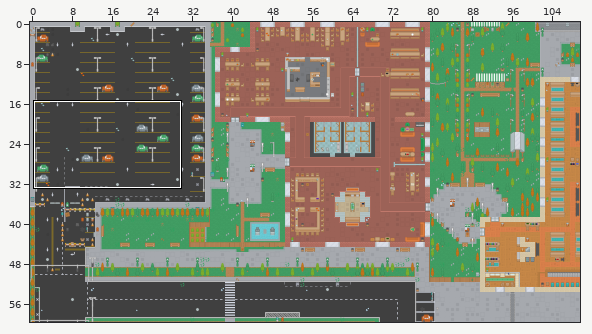
Tiled map, stored at app/assets/MapLib.tmx. The first picture is a wide view before the edit; the outline marks the close-up.
Close-up. Before:
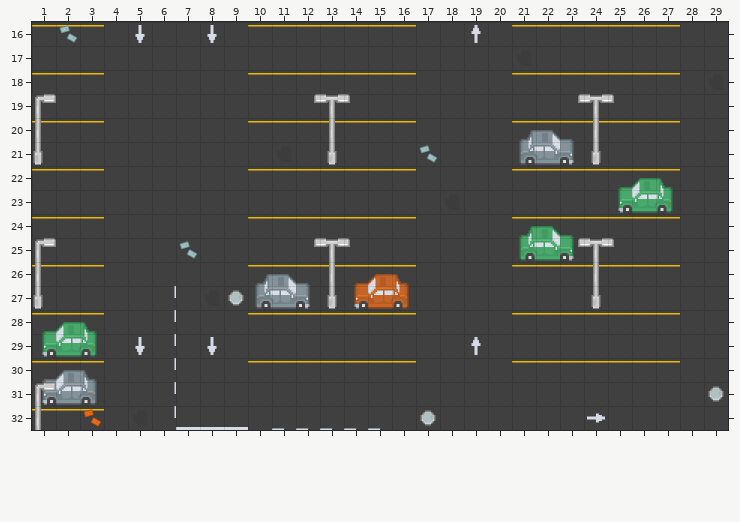
Cells are 64x64 px. Shown: x 1..29, y 16..32. The commit also changed other parts of the map, which this record leaves out.
After the commit:
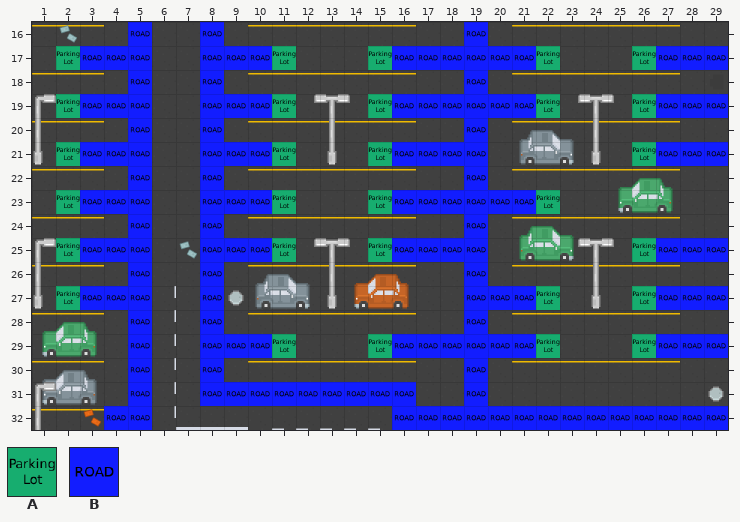
Key: from "Level": A 0; from "Road": B 0.
_ is an empty cell.
Tiles of an added or newly shown layer are drawn over the layers below it.
Change:
Layer "Road" (now shown):
The edit adds tile A in row 17 at x 2, 11, 15, 22 and 26; in row 19 at x 2, 11, 15, 22 and 26; in row 21 at x 2, 11, 15 and 26; in row 23 at x 2, 11, 15 and 22; in row 25 at x 2, 11, 15 and 26; in row 27 at x 2, 22 and 26.
The edit adds tile A in row 29 at x 11, 15, 22 and 26.
The edit adds tile B in row 16 at x 5, 8 and 19; in row 17 at x 3 to 5, 8 to 10, 16 to 21 and 27 to 29; in row 18 at x 5, 8 and 19; in row 19 at x 3 to 5, 8 to 10, 16 to 21 and 27 to 29; in row 20 at x 5, 8 and 19; in row 21 at x 3 to 5, 8 to 10, 16 to 19 and 27 to 29.
The edit adds tile B in row 22 at x 5, 8 and 19; in row 23 at x 3 to 5, 8 to 10 and 16 to 21; in row 24 at x 5, 8 and 19; in row 25 at x 3 to 5, 8 to 10, 16 to 19 and 27 to 29; in row 26 at x 5, 8 and 19; in row 27 at x 3 to 5, 8, 19 to 21 and 27 to 29.
The edit adds tile B in row 28 at x 5, 8 and 19; in row 29 at x 5, 8 to 10, 16 to 21 and 27 to 29; in row 30 at x 5, 8 and 19; in row 31 at x 5, 8 to 16 and 19; in row 32 at x 4 to 5 and 16 to 29.
